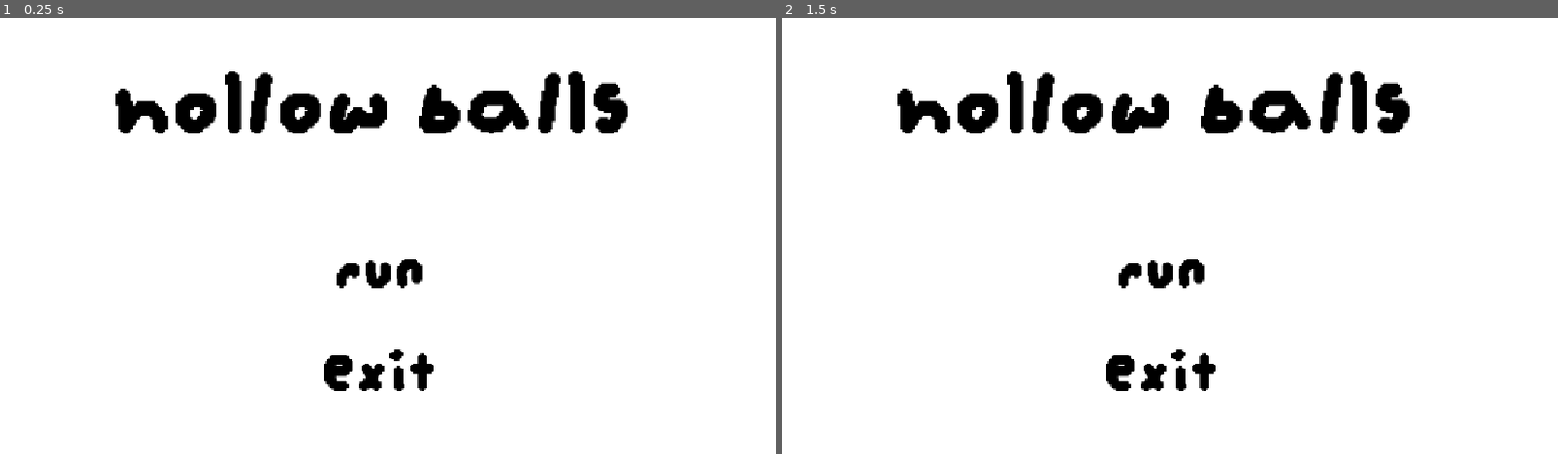
Above: before the commit, frames 1-2 (left to right).
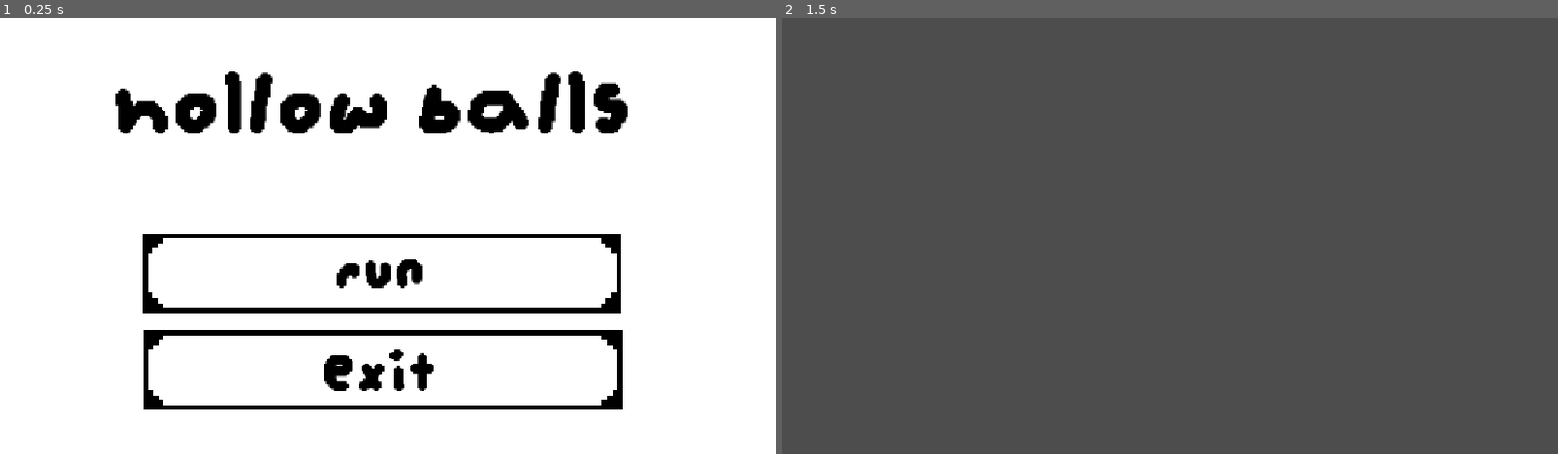
Above: after the commit, the same moments.

Repository: wuffgame/haven-gra
Game: Godot game, scene res://sceny/main_menu.tscn
Same seed, same stepped clock (60 frames per second), same inputs: the game is played once before the commit and once after it. The project has no main scene, so this scene is started directly.
Inputs (mouse positions are in pixels of both pictures, inside the frame that each line leads up to; where the layout moved, square brackets give the same spot in the first picture):
- Up to frame 1 (0.25 s): no input
- Up to frame 2 (1.5 s): click (1162, 275) [797, 31] at 0.5 s; click (797, 31) at 1.27 s

The runs differ from the first frame. In frame 1, 3.5% of the frame differs, in the area x 18-81%, y 49-90%; in frame 2, 100%, in the area x 0-100%, y 0-100%.

Commit message:
Added working buttons

Diff:
--- /dev/null
+++ b/sceny/main_menu.gd
@@ -0,0 +1,12 @@
+extends Control
+
+
+
+
+func _on_exit_button_pressed() -> void:
+	get_tree().quit()
+
+
+
+func _on_run_button_pressed() -> void:
+	get_tree().change_scene_to_file("res://sceny/main.tscn")
--- a/sceny/main_menu.tscn
+++ b/sceny/main_menu.tscn
@@ -1,6 +1,9 @@
 [gd_scene format=3 uid="uid://dkgwewbsy4jnh"]
 
 [ext_resource type="FontFile" uid="uid://cyvtx8cldexhl" path="res://assety/fonts/augiepixel.ttf" id="1_ajb5y"]
+[ext_resource type="Script" uid="uid://ptq0inqefgi7" path="res://sceny/main_menu.gd" id="1_hignl"]
+[ext_resource type="Texture2D" uid="uid://dkabo3utv6q7v" path="res://assety/main_menu/menu button.png" id="2_63vf4"]
+[ext_resource type="Texture2D" uid="uid://huteuedufhd7" path="res://assety/main_menu/menu button_pressed.png" id="4_mkowe"]
 
 [sub_resource type="LabelSettings" id="LabelSettings_3ioeb"]
 font = ExtResource("1_ajb5y")
@@ -23,6 +26,7 @@
 offset_bottom = -301.0
 grow_horizontal = 2
 grow_vertical = 2
+script = ExtResource("1_hignl")
 
 [node name="Main name" type="Label" parent="." unique_id=1016672294]
 layout_mode = 0
@@ -45,6 +49,7 @@
 offset_bottom = 673.0
 
 [node name="RUN LABEL" type="Label" parent="." unique_id=1192259772]
+z_index = 1
 layout_mode = 0
 offset_left = 269.0
 offset_top = 328.0
@@ -55,6 +60,7 @@
 horizontal_alignment = 1
 
 [node name="EXIT LABEL" type="Label" parent="." unique_id=1553486503]
+z_index = 1
 layout_mode = 0
 offset_left = 269.0
 offset_top = 481.0
@@ -64,12 +70,25 @@
 label_settings = SubResource("LabelSettings_5ejix")
 horizontal_alignment = 1
 
-[node name="RUN button" type="TextureButton" parent="." unique_id=17276231]
+[node name="RUN button" type="TextureButton" parent="." unique_id=545130987]
 layout_mode = 0
-offset_right = 40.0
-offset_bottom = 40.0
+offset_left = 212.0
+offset_top = 320.0
+offset_right = 308.0
+offset_bottom = 336.0
+scale = Vector2(7.3999996, 7.3999996)
+texture_normal = ExtResource("2_63vf4")
+texture_pressed = ExtResource("4_mkowe")
 
 [node name="EXIT button" type="TextureButton" parent="." unique_id=417377809]
 layout_mode = 0
-offset_right = 40.0
-offset_bottom = 40.0
+offset_left = 213.0
+offset_top = 464.0
+offset_right = 309.0
+offset_bottom = 480.0
+scale = Vector2(7.3999996, 7.3999996)
+texture_normal = ExtResource("2_63vf4")
+texture_pressed = ExtResource("4_mkowe")
+
+[connection signal="pressed" from="RUN button" to="." method="_on_run_button_pressed"]
+[connection signal="pressed" from="EXIT button" to="." method="_on_exit_button_pressed"]
Binary file added: assety/game/ball.png
Not shown, added: assety/game/ball.png.import
Binary file added: assety/main_menu/menu button_pressed.png
Not shown, added: assety/main_menu/menu button_pressed.png.import
Not shown, added: sceny/main_menu.gd.uid
